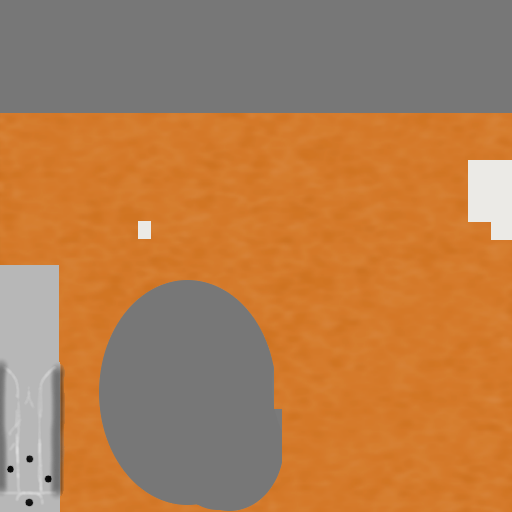
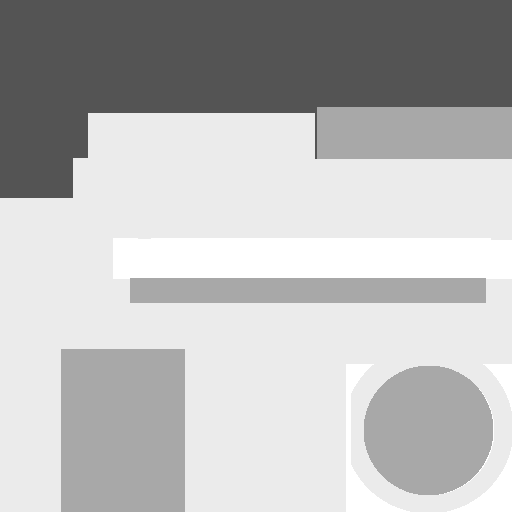
The second 512 × 512 image is a revision of the first. Changes to its layers:
showed "Warstwa #4", blend multiply → normal, moved it above "Warstwa #1", painted on it, masked it over <box>0,0,512,512</box>
hid "Warstwa #1", opacity 100% → 15%, moved it above "Warstwa #3", painted on it over <box>0,0,512,512</box>
hid "Warstwa #3", moved it above "Warstwa #2", painted on it over <box>61,107,512,512</box>
